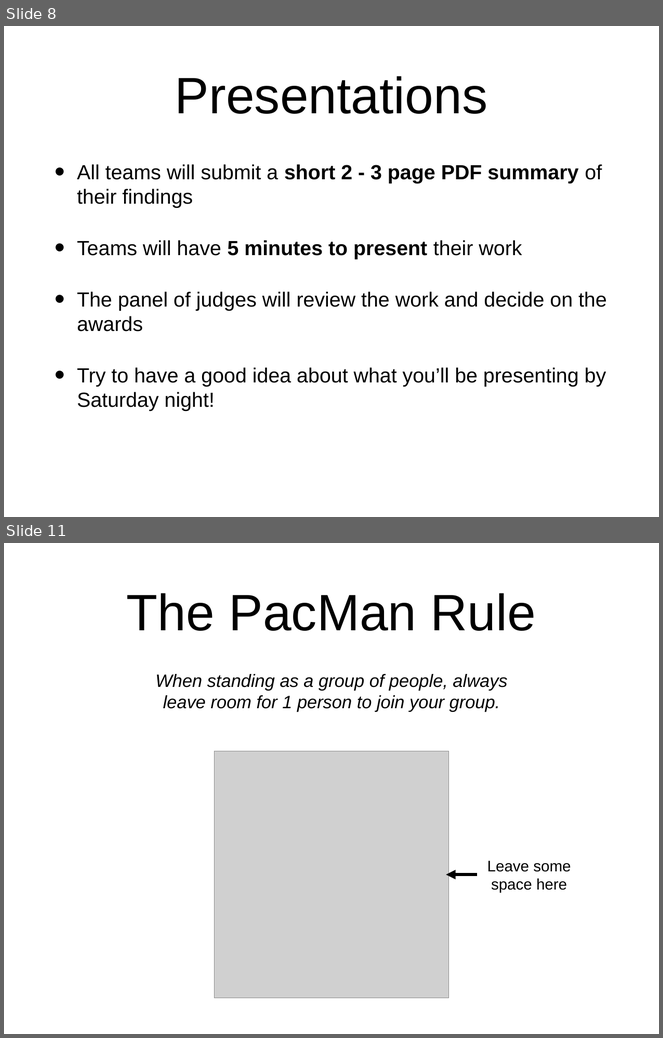
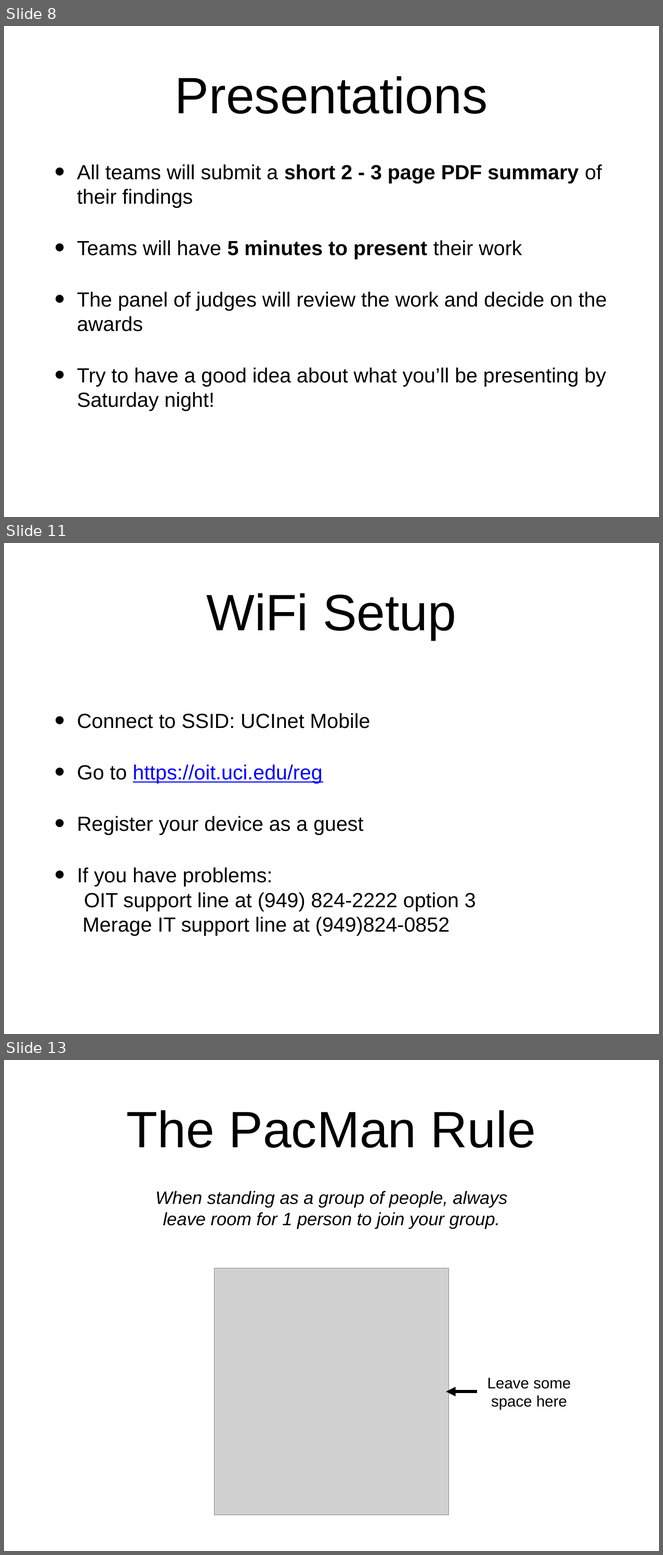
Before and after one commit to socalrug/hackathon-2022-04, a slide deck: admin/intro_slides/hackathon_intro_slides.pptx. Shown one above the other, each under a label of ours: slides 8 and 11 before the commit, slides 8, 11 and 13 after it; the slides between them are not shown. The pictures are 663x1038 and 663x1555 pixels, drawn with LibreOffice and Linux fonts; fonts in the diff are those of the drawing; grey boxes stand for pictures. Boxes give left, top, right and bottom in pixels: in the first picture for what was removed or moved away, otherwise in the second. Text is boxed around its words. In the diff, an @@ line names an element or a change of style, - is before the commit and + after.

```diff
--- a/admin/intro_slides/hackathon_intro_slides.pptx
+++ b/admin/intro_slides/hackathon_intro_slides.pptx
@@ slide 11 added at (x1=4, y1=543, x2=659, y2=1034), background #FFFFFF @@
@@ title added at (x1=206, y1=593, x2=456, y2=640), 80 pt, text #000000 @@
+WiFi Setup
@@ text added at (x1=77, y1=713, x2=476, y2=936), 32 pt, text #000000 @@
+• Connect to SSID: UCInet Mobile
+• Go to https://oit.uci.edu/reg
+• Register your device as a guest
+• If you have problems:
+  OIT support line at (949) 824-2222 option 3
+  Merage IT support line at (949)824-0852
@@ what was slide 11 is now slide 13 @@
```
Also in this commit, not shown: 4 slides changed, 1 other slide added, 3 other files.
